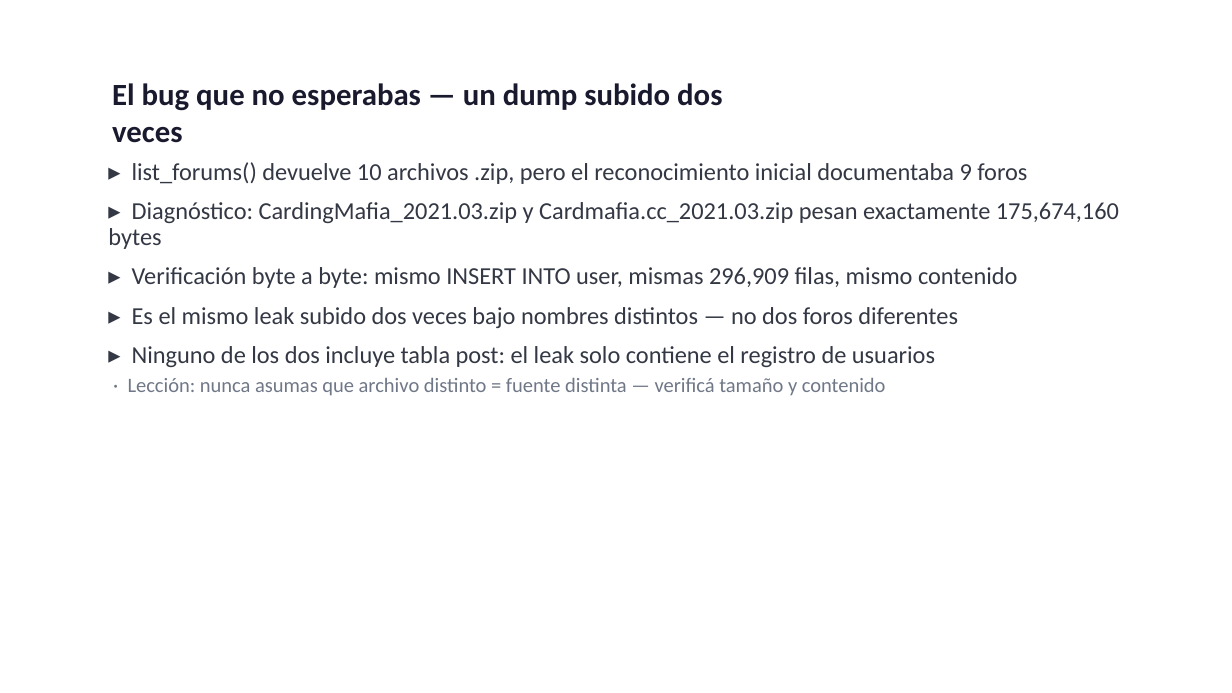
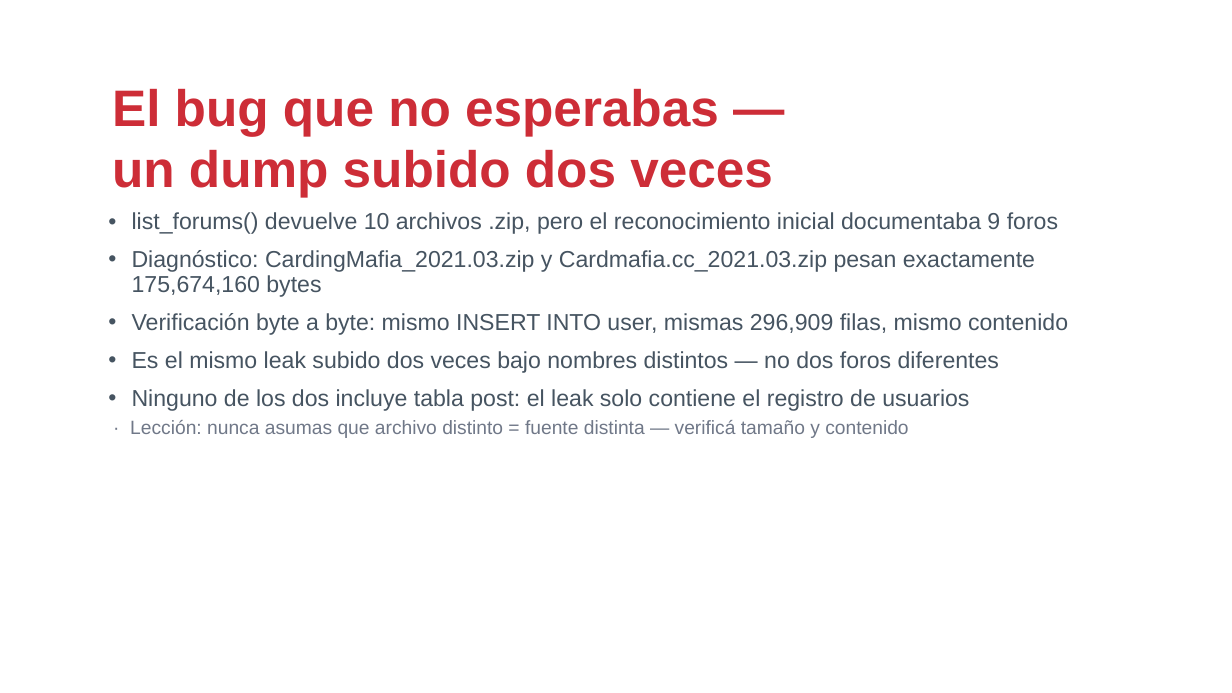
Before and after one commit to drj3ky11/FearOfTheDark, a slide deck: slide 4 of CardingForums/csbc26_caso_cardingforums.pptx. Drawn at 1232x693 pixels with LibreOffice and Linux fonts; fonts in the diff are those of the drawing; background and template pictures are left out. Boxes give left, top, right and bottom in pixels: in the first picture for what was removed or moved away, otherwise in the second. Text is boxed around its words. In the diff, an @@ line names an element or a change of style, - is before the commit and + after.

Commit message:
fix: use template's actual font/color styles instead of invented ones
Inherit the real per-placeholder styles baked into the brand template's
layouts (Arial, brand red CD2D37 title, slate-gray body, native bullet
image) instead of hand-picked colors. Fixes two bugs surfaced by the
larger inherited title size: word-wrap-aware spacing so long titles no
longer collide with body text, and a python-pptx placeholder-resize bug
that was zeroing out shape width and hiding bullets.

```diff
--- a/CardingForums/csbc26_caso_cardingforums.pptx
+++ b/CardingForums/csbc26_caso_cardingforums.pptx
@@ text "El bug que no esperabas ..." at box(112, 89, 773, 198): size 24 to 40 pt, font Calibri to Arial, text colour #1A1A2E to #CD2D37 @@
@@ text "list_forums() devuelve 10 archivos .zip, ...": place and size @@
-text "list_forums() devuelve 10 archivos .zip, ..." at box(108, 162, 1119, 396)
+text "list_forums() devuelve 10 archivos .zip, ..." at box(130, 212, 1068, 438)
@@ text at box(132, 212, 1068, 411): text changed; size 19 to 18 pt; font Calibri to Arial; text colour #333844 to #465461 @@
-▸ list_forums() devuelve 10 archivos .zip, pero el reconocimiento inicial documentaba 9 foros
-▸ Diagnóstico: CardingMafia_2021.03.zip y Cardmafia.cc_2021.03.zip pesan exactamente 175,674,160 bytes
-▸ Verificación byte a byte: mismo INSERT INTO user, mismas 296,909 filas, mismo contenido
-▸ Es el mismo leak subido dos veces bajo nombres distintos — no dos foros diferentes
-▸ Ninguno de los dos incluye tabla post: el leak solo contiene el registro de usuarios
+• list_forums() devuelve 10 archivos .zip, pero el reconocimiento inicial documentaba 9 foros
+• Diagnóstico: CardingMafia_2021.03.zip y Cardmafia.cc_2021.03.zip pesan exactamente 175,674,160 bytes
+• Verificación byte a byte: mismo INSERT INTO user, mismas 296,909 filas, mismo contenido
+• Es el mismo leak subido dos veces bajo nombres distintos — no dos foros diferentes
+• Ninguno de los dos incluye tabla post: el leak solo contiene el registro de usuarios
@@ text at box(130, 420, 908, 438): size 16 to 15 pt, font Calibri to Arial in "· Lección: nunca asumas que archivo distinto ..." @@
```
Also in this commit, not shown: 20 other slides changed, 7 other files.
